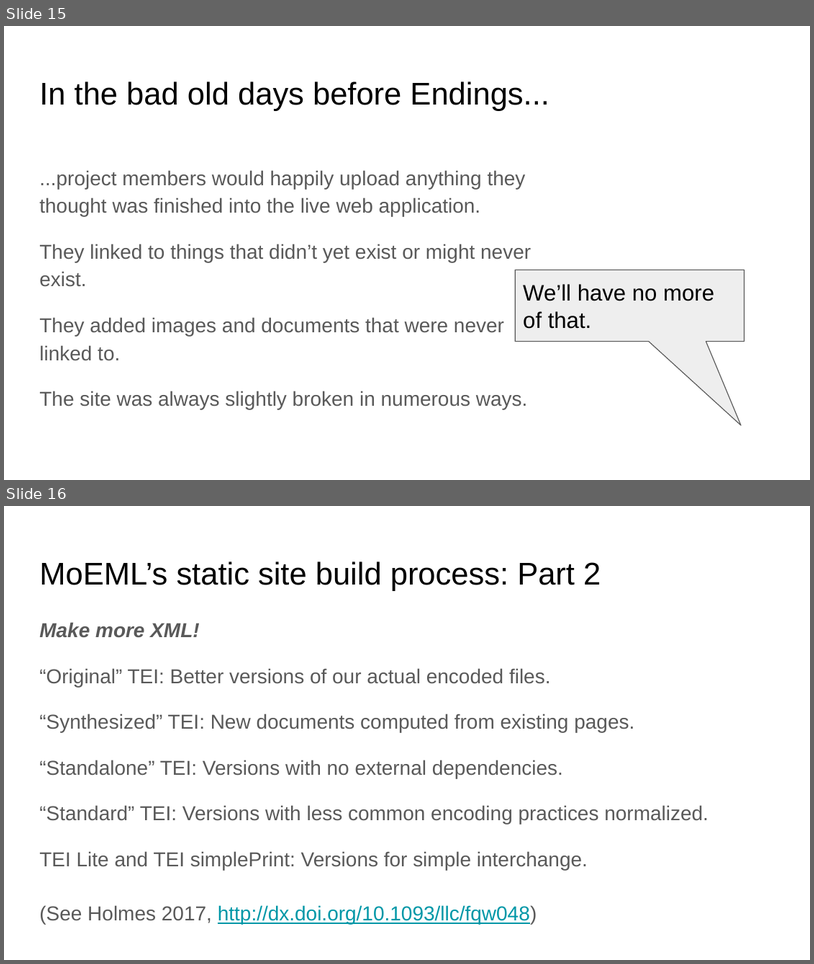
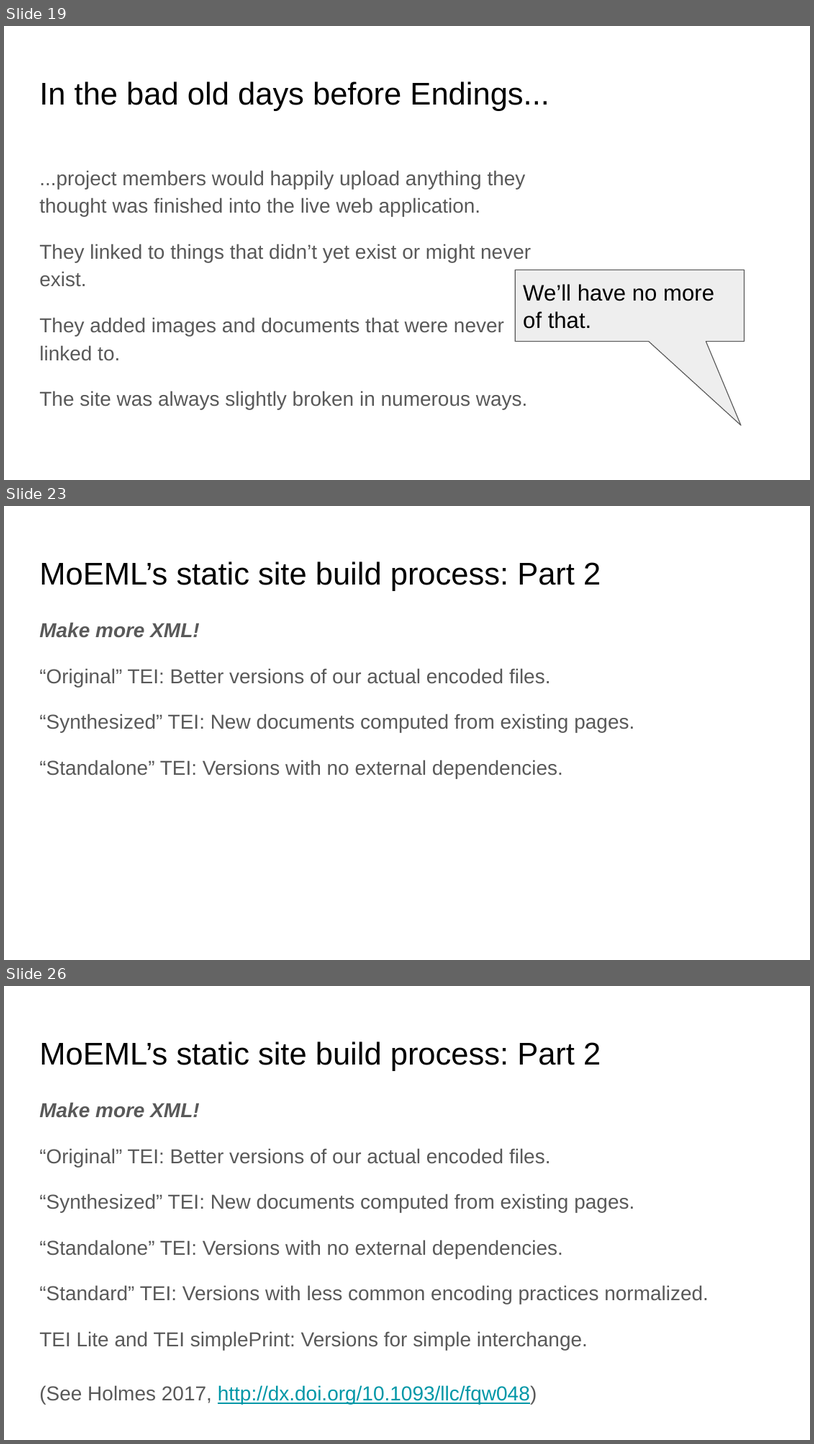
Before and after one commit to projectEndings/Endings, a slide deck: presentations/tei_2019/thePrefabricatedWebsite.odp. Shown one above the other, each under a label of ours: slides 15 and 16 before the commit, slides 19, 23 and 26 after it; the slides between them are not shown. The pictures are 814x964 and 814x1444 pixels, drawn with LibreOffice and Linux fonts; fonts in the diff are those of the drawing; background and template pictures are left out. Boxes give left, top, right and bottom in pixels: in the first picture for what was removed or moved away, otherwise in the second. Text is boxed around its words. In the diff, an @@ line names an element or a change of style, - is before the commit and + after.

```diff
--- a/presentations/tei_2019/thePrefabricatedWebsite.odp
+++ b/presentations/tei_2019/thePrefabricatedWebsite.odp
@@ slide 23 added at (x1=4, y1=506, x2=810, y2=960), background #FFFFFF @@
@@ title added at (x1=39, y1=561, x2=601, y2=591), 28 pt, text #000000 @@
+MoEML’s static site build process: Part 2
@@ text added at (x1=39, y1=622, x2=635, y2=778), 18 pt, text #595959 @@
+Make more XML!
+“Original” TEI: Better versions of our actual encoded files.
+“Synthesized” TEI: New documents computed from existing pages.
+“Standalone” TEI: Versions with no external dependencies.
@@ what was slide 15 is now slide 19 @@
@@ what was slide 16 is now slide 26 @@
```
Also in this commit, not shown: 4 slides changed, 14 other slides added, 2 other files.
